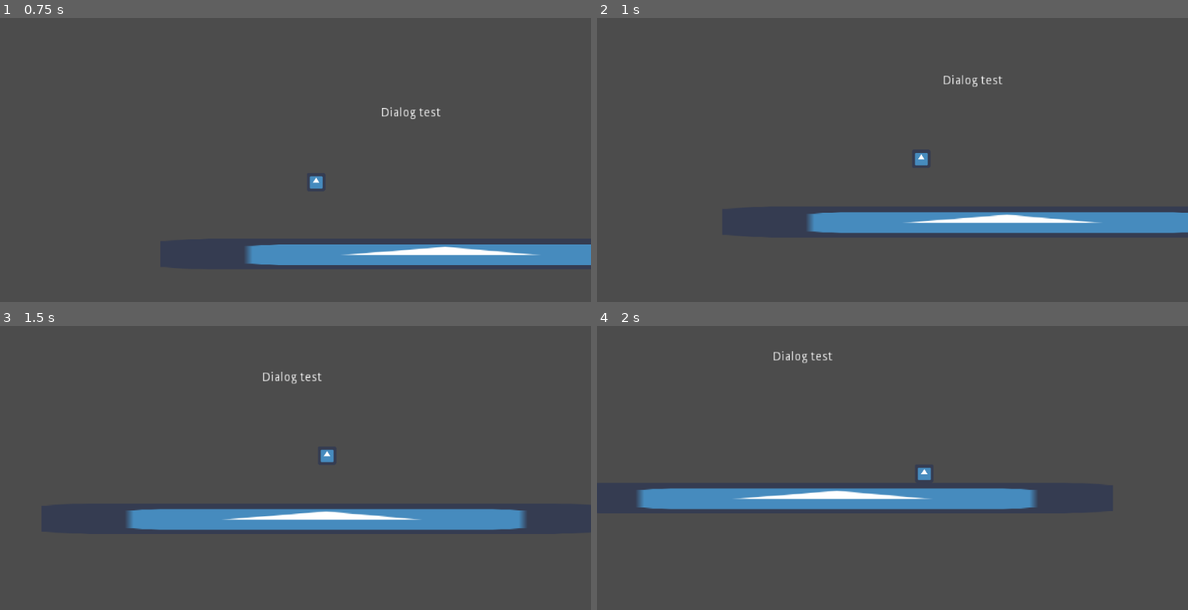
Above: before the commit, frames 1-4 (two rows, left to right).
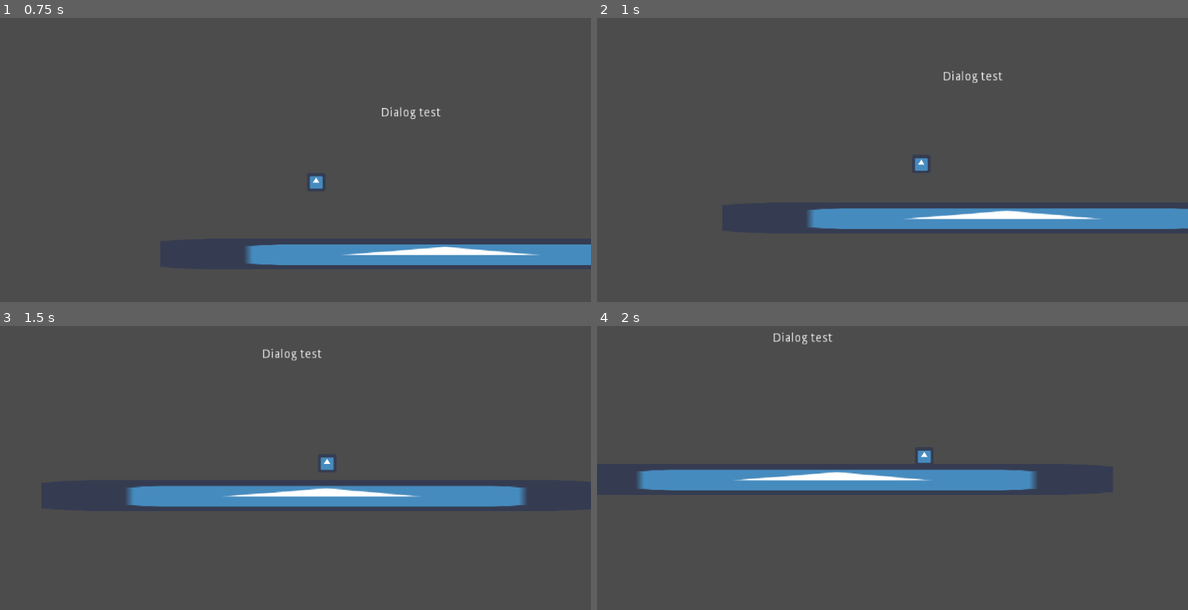
Above: after the commit, the same moments.

Repository: pengink/Fledgling
Game: Godot game, scene res://Main.tscn
Same seed, same stepped clock (60 frames per second), same inputs: the game is played once before the commit and once after it. The engine's default icon, where the game draws it, is replaced by a stand-in: a white triangle on a blue panel in a dark square.
Inputs:
- Up to frame 1 (0.75 s): hold D (Right) from 0.53 s (still down)
- Up to frame 2 (1 s): keep holding D (Right); tap Space (Jump) at 0.77 s
- Up to frame 3 (1.5 s): keep holding D (Right)
- Up to frame 4 (2 s): keep holding D (Right); tap Space (Jump) at 1.52 s

Frame 1 is identical in both runs. In frame 2, 3.1% of the frame differs, in the area x 35-100%, y 18-76%; in frame 3, 11%, in the area x 21-89%, y 8-72%; in frame 4, 9.6%.

Commit message:
Gliding fixed

Diff:
--- a/Unnamed Game/Player.gd
+++ b/Unnamed Game/Player.gd
@@ -17,7 +17,7 @@
 	if !is_on_floor():
 		velocity.y += GRAVITY
 		if gliding == true:
-			velocity.y = velocity.dot(Vector2.DOWN)/90
+			velocity.y = 150
 
 	move_and_slide(velocity, Vector2.UP) # applies overall movement
 
